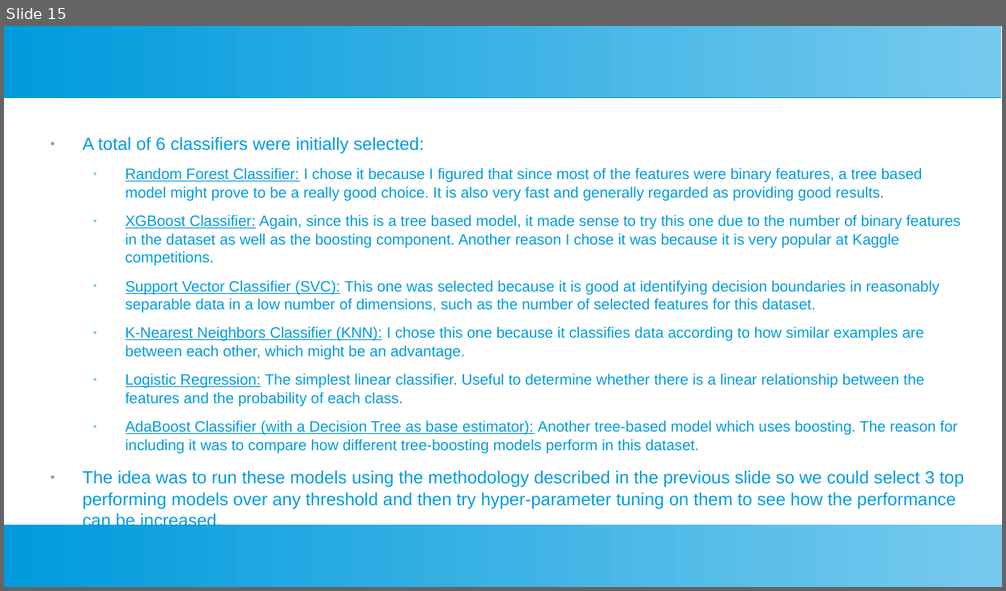
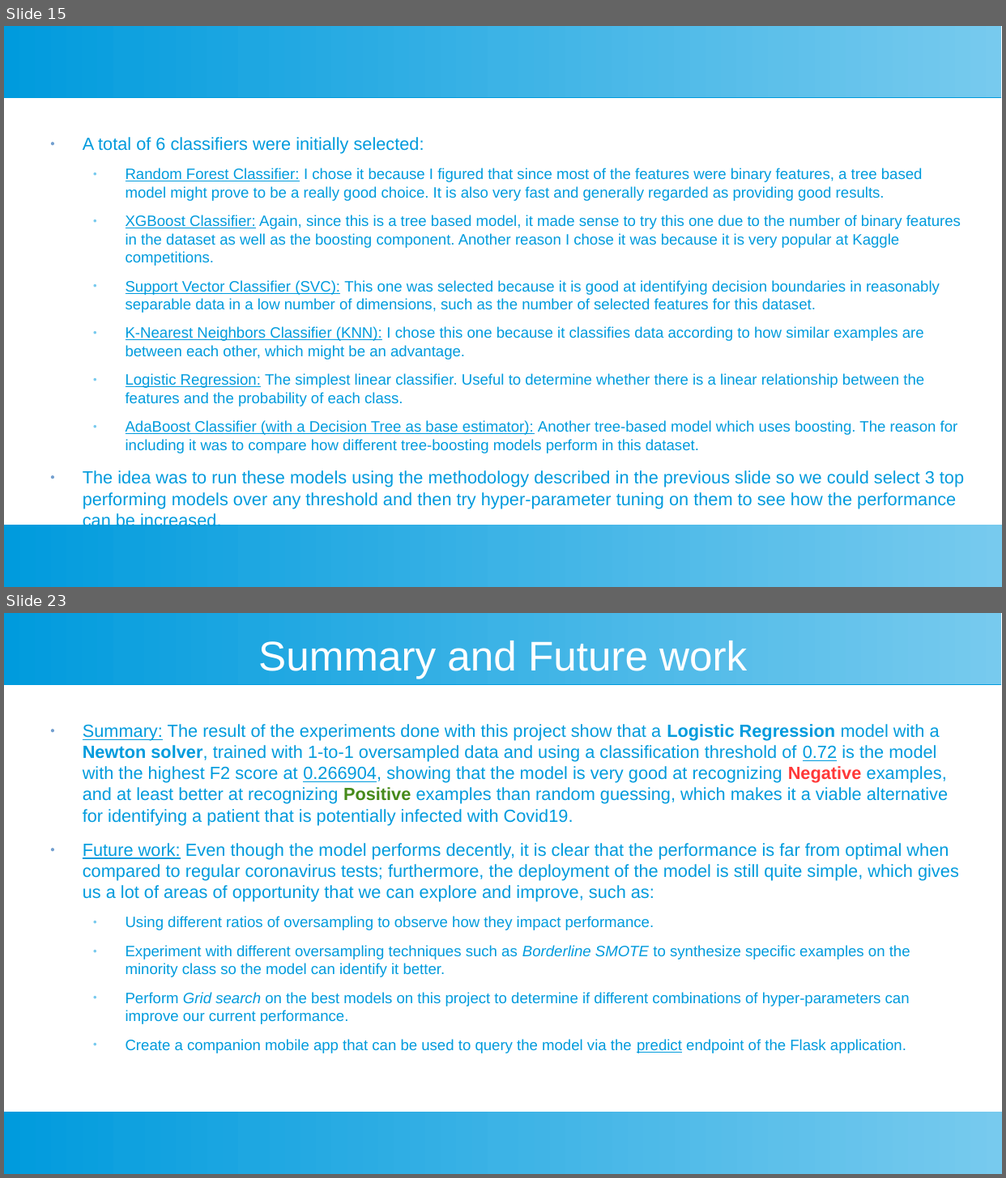
Before and after one commit to Sir-Slade/covid_prediction_project, a slide deck: Covid_Predictor_Report.odp. Shown one above the other, each under a label of ours: slide 15 before the commit, slides 15 and 23 after it; the slides between them are not shown. The pictures are 1006x591 and 1006x1178 pixels, drawn with LibreOffice and Linux fonts; fonts in the diff are those of the drawing. Boxes give left, top, right and bottom in pixels: in the first picture for what was removed or moved away, otherwise in the second. Text is boxed around its words. In the diff, an @@ line names an element or a change of style, - is before the commit and + after.

Commit message:
Finished the report presentation with all the results

```diff
--- a/Covid_Predictor_Report.odp
+++ b/Covid_Predictor_Report.odp
@@ slide 23 added at (4, 613, 1002, 1174), background #FFFFFF; not listed: 2 template elements that a slide beside it also shows @@
@@ title added at (258, 641, 747, 679), 33 pt, text #FFFFFF @@
+Summary and Future work
@@ text added at (83, 724, 959, 1054), 14 pt, text #009BDD @@
+● Summary: The result of the experiments done with this project show that a Logistic Regression model with a Newton solver, trained with 1-to-1 oversampled data and using a classification threshold of 0.72 is the model with the highest F2 score at 0.266904, showing that the model is very good at recognizing Negative examples, and at least better at recognizing Positive examples than random guessing, which makes it a viable alternative for identifying a patient that is potentially infected with Covid19.
+● Future work: Even though the model performs decently, it is clear that the performance is far from optimal when compared to regular coronavirus tests; furthermore, the deployment of the model is still quite simple, which gives us a lot of areas of opportunity that we can explore and improve, such as:
+  ● Using different ratios of oversampling to observe how they impact performance.
+  ● Experiment with different oversampling techniques such as Borderline SMOTE to synthesize specific examples on the minority class so the model can identify it better.
+  ● Perform Grid search on the best models on this project to determine if different combinations of hyper-parameters can improve our current performance.
+  ● Create a companion mobile app that can be used to query the model via the predict endpoint of the Flask application.
```
Also in this commit, not shown: 1 slide changed, 7 other slides added, 2 slides removed.
